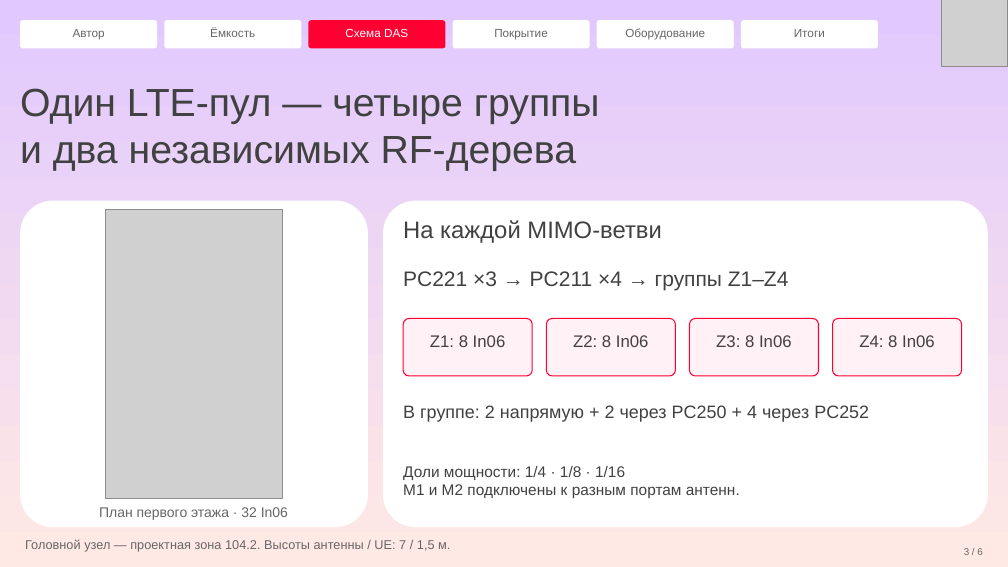
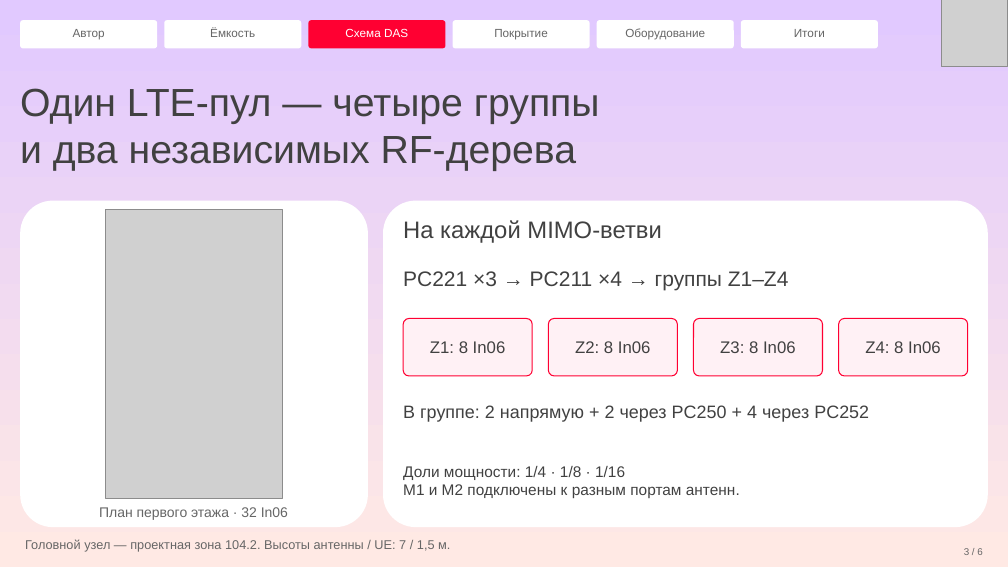
Before and after one commit to abalakovpa/mts-engineer-hack-2026-radio, a slide deck: slide 3 of presentation/defense.pptx. Drawn at 1008x567 pixels with LibreOffice and Linux fonts; fonts in the diff are those of the drawing; grey boxes stand for pictures. Boxes give left, top, right and bottom in pixels: in the first picture for what was removed or moved away, otherwise in the second. Text is boxed around its words. In the diff, an @@ line names an element or a change of style, - is before the commit and + after.

```diff
--- a/presentation/defense.pptx
+++ b/presentation/defense.pptx
@@ rounded rectangle: place and size @@
-rounded rectangle at <box>689,319,818,376</box>
+rounded rectangle at <box>694,319,823,376</box>
@@ vertical alignment top to middle in 4 elements at <box>430,341,506,353</box>, <box>575,341,651,353</box>, <box>720,341,796,353</box>, <box>865,341,941,353</box> @@
@@ rounded rectangle: place and size @@
-rounded rectangle at <box>833,319,962,376</box>
+rounded rectangle at <box>839,319,968,376</box>
```
Also in this commit, not shown: 6 other files.
